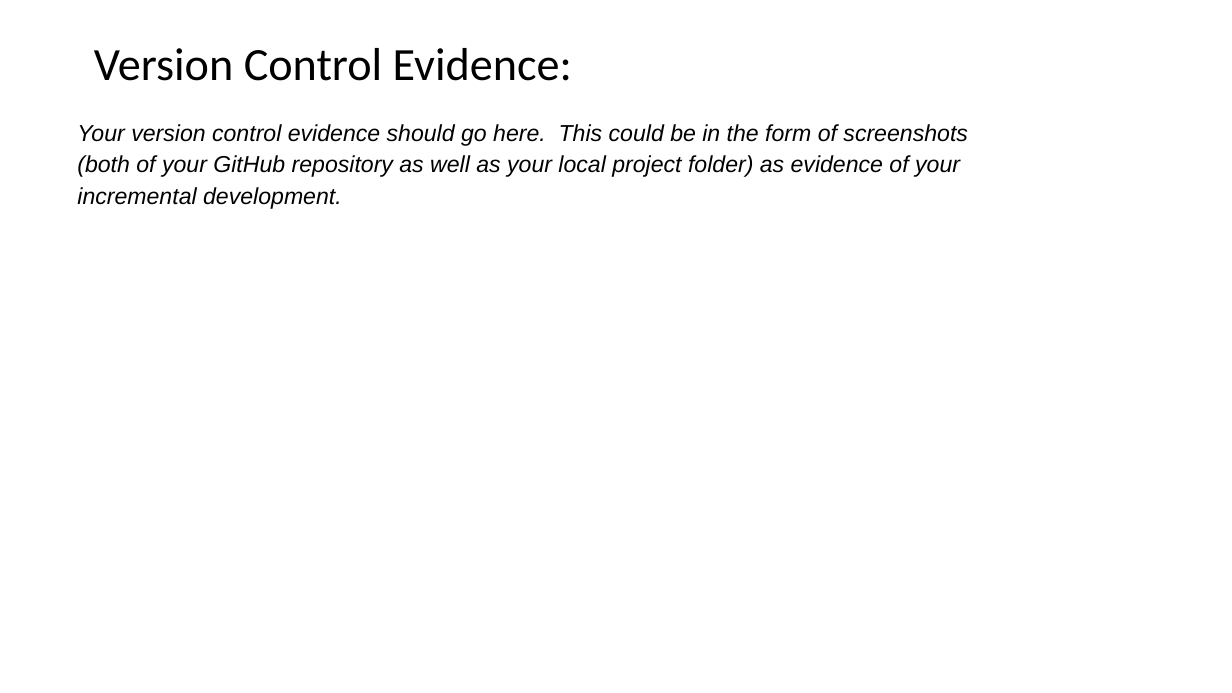
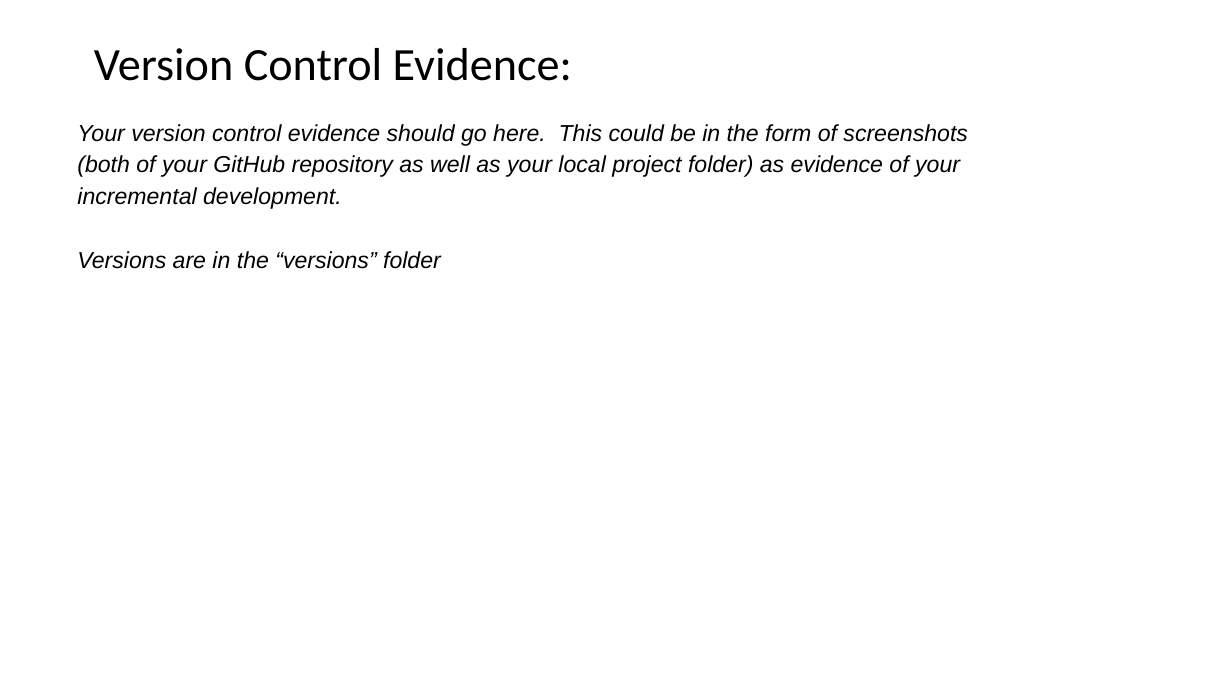
Before and after one commit to NathanTaskerSchool/Lucky-Unicorn, a slide deck: slide 11 of More Files/1.7 and 1.8 documentation .pptx. Drawn at 1232x693 pixels with LibreOffice and Linux fonts; fonts in the diff are those of the drawing. Boxes give left, top, right and bottom in pixels: in the first picture for what was removed or moved away, otherwise in the second. Text is boxed around its words. In the diff, an @@ line names an element or a change of style, - is before the commit and + after.

```diff
--- a/More Files/1.7 and 1.8 documentation .pptx
+++ b/More Files/1.7 and 1.8 documentation .pptx
@@ text at bbox=[77, 124, 967, 269]: text changed @@
-Your version control evidence should go here. This could be in the form of screenshots (both of your GitHub repository as well as your local project folder) as evidence of your incremental development.
+Your version control evidence should go here. This could be in the form of screenshots (both of your GitHub repository as well as your local project folder) as evidence of your incremental development.
+Versions are in the “versions” folder
```
Also in this commit, not shown: 1 other slide changed.
